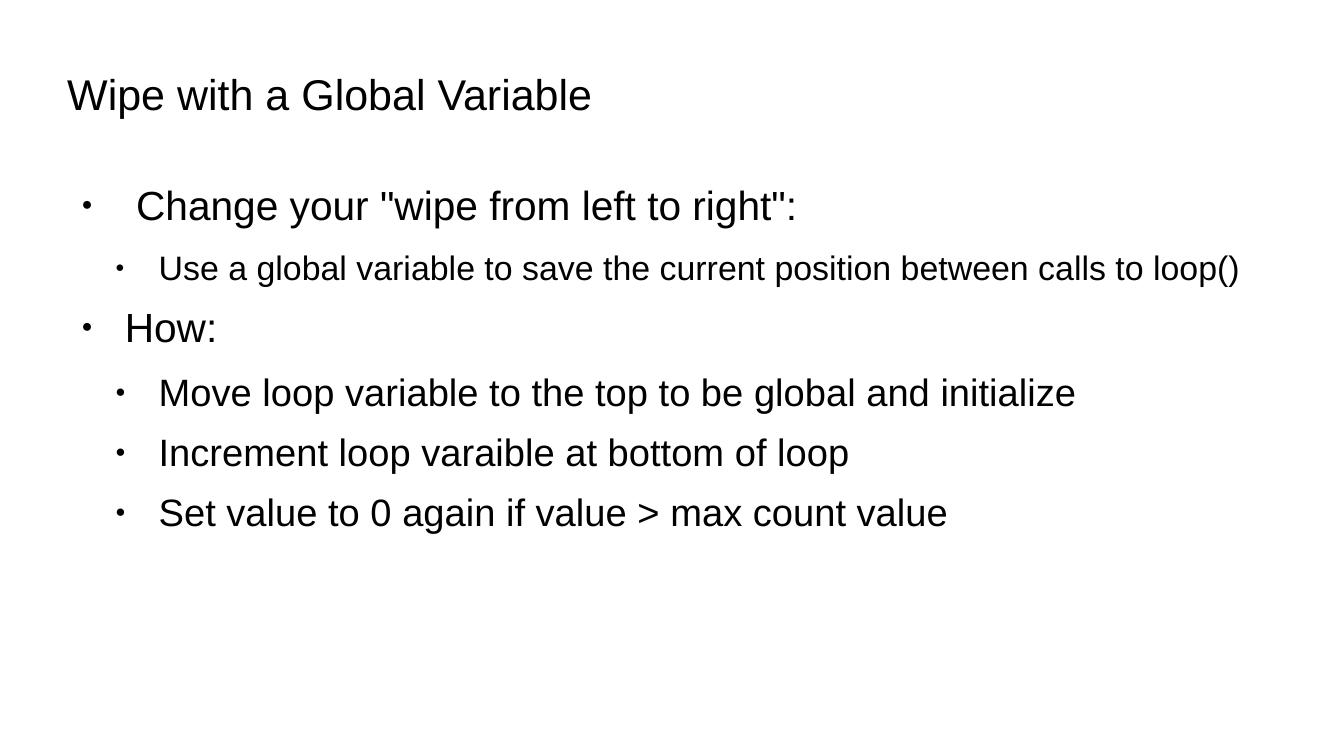
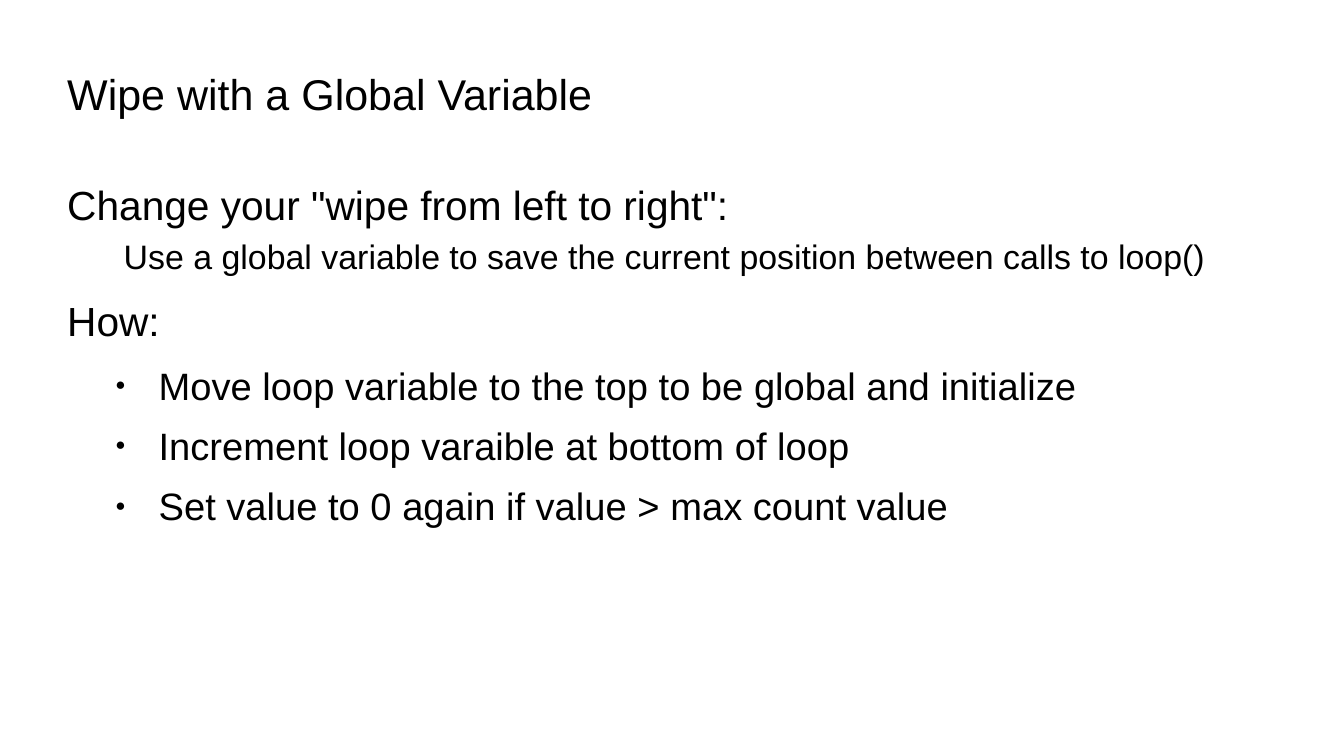
Before and after one commit to bradakelly/ArduinoDevelopmentWorkshop, a slide deck: slide 29 of CourseSlideshow.odp (slide 24 before the commit). Drawn at 1344x756 pixels with LibreOffice and Linux fonts; fonts in the diff are those of the drawing; background and template pictures are left out. Boxes give left, top, right and bottom in pixels: in the first picture for what was removed or moved away, otherwise in the second. Text is boxed around its words. In the diff, an @@ line names an element or a change of style, - is before the commit and + after.

```diff
--- a/CourseSlideshow.odp
+++ b/CourseSlideshow.odp
@@ text at [67,190,1205,276]: text changed @@
-● Change your "wipe from left to right":
-  ● Use a global variable to save the current position between calls to loop()
+Change your "wipe from left to right":
+Use a global variable to save the current position between calls to loop()
@@ text at [67,308,160,337]: bullet ● to none @@
```
Also in this commit, not shown: 4 other slides changed, 5 slides added.
